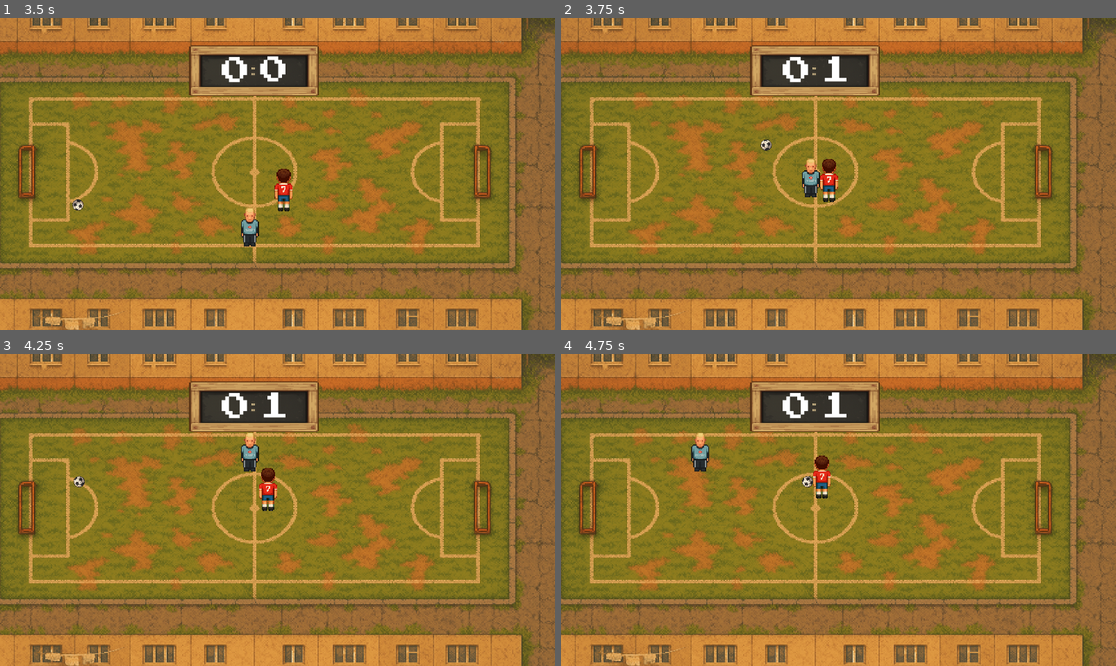
Above: before the commit, frames 1-4 (two rows, left to right).
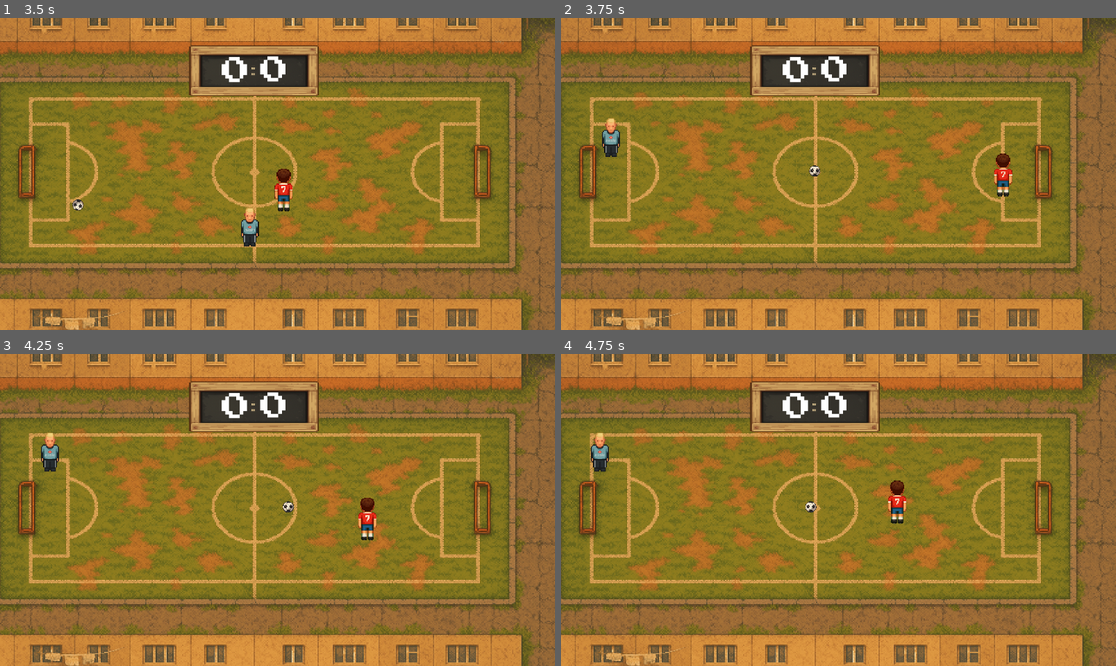
Above: after the commit, the same moments.

Repository: supervi5w4/footballpong
Game: Godot game, scene res://scenes/menu.tscn
Same seed, same stepped clock (60 frames per second), same inputs: the game is played once before the commit and once after it.
Inputs:
- Up to frame 1 (3.5 s): click "Играть" at 0.5 s; hold Right (ui_right) 1.28-2.03 s; hold Down (ui_down) 2.03-2.78 s; hold Right (ui_right) from 2.78 s (still down)
- Up to frame 2 (3.75 s): release Right (ui_right) at 3.53 s; hold Up (ui_up) from 3.53 s (still down)
- Up to frame 3 (4.25 s): keep holding Up (ui_up)
- Up to frame 4 (4.75 s): release Up (ui_up) at 4.28 s; hold Left (ui_left) from 4.28 s (still down)

Frame 1 is identical in both runs. In frame 2, 1.6% of the frame differs, in the area x 7-82%, y 12-60%; in frame 3, 1.7%, in the area x 7-68%, y 12-60%; in frame 4, 1.7%.

Commit message:
Пробую поченить гол

Diff:
--- a/scenes/game.gd
+++ b/scenes/game.gd
@@ -1,15 +1,38 @@
+# scenes/game.gd вЂ“ corrected root controller for Football Pong
+#
+# Handles resetting the ball and paddles after each goal.  The original
+# implementation referenced child nodes by names that did not match the
+# scene, which caused the paddles to never reset.  This version searches
+# for both the legacy and current node names to remain robust across
+# variations of the scene.
 extends Node2D
+class_name Game
 
-@onready var ball          := $Ball
-@onready var player_paddle := $Player     # Или PlayerPaddle, если узел так называется
-@onready var ai_paddle     := $AI         # Или AiPaddle, если узел так называется
+@onready var ball: RigidBody2D = $Ball
+var player_paddle: CharacterBody2D
+var ai_paddle: CharacterBody2D
+
+func _ready() -> void:
+	# Locate the player paddle.  Some scenes may name it "PlayerPaddle"
+	# while older versions may use "Player".  Use the first that exists.
+	player_paddle = get_node_or_null("PlayerPaddle")
+	if player_paddle == null:
+		player_paddle = get_node_or_null("Player")
+
+	# Locate the AI paddle.  Similarly handle both naming conventions.
+	ai_paddle = get_node_or_null("AiPaddle")
+	if ai_paddle == null:
+		ai_paddle = get_node_or_null("AI")
 
 func reset_round() -> void:
-	if ball:
+	# Restart the ball.
+	if ball and ball.has_method("respawn"):
 		ball.respawn()
 
+	# Reset the player paddle to its starting position if the method exists.
 	if player_paddle and player_paddle.has_method("reset_position"):
 		player_paddle.reset_position()
 
+	# Reset the AI paddle as well.
 	if ai_paddle and ai_paddle.has_method("reset_position"):
 		ai_paddle.reset_position()
--- a/scenes/goal.gd
+++ b/scenes/goal.gd
@@ -1,52 +1,39 @@
 # ------------------------------------------------------------
 #  goal.gd – фиксируем гол, обновляем счёт, звук и рестарт раунда
-#  Требует два синглтона:
-#    1) Score  – счётчик (score_manager.gd, добавлен в Autoload как “Score”)
-#    2) Game   – корневая сцена Game.tscn, содержит метод reset_round()
 # ------------------------------------------------------------
 extends Area2D
-class_name Goal
 
 @export var is_right_goal: bool = false   # true → эти ворота справа (бот)
 
-# ---------- SINGLETONS & COMMON NODES ----------
-@onready var _score := Score                                   # глобальный счёт
-@onready var _game  := get_tree().get_root().get_node("Game")  # корень сцены с reset_round()
+@onready var _score := get_node("/root/Score")
+@onready var _sound := get_parent().get_node_or_null("GoalSound") as AudioStreamPlayer
 
-# UI-слой с лейблами счёта и звуковой эффект гола
-@onready var _ui    := _game.get_node("UI")
-@onready var _sound := _game.get_node("GoalSound") as AudioStreamPlayer
+func _ready() -> void:
+	# Если не задано явно — определяем сторону по позиции относительно центра экрана
+	if not Engine.is_editor_hint():
+		var view_rect: Rect2 = get_viewport_rect()
+		var half_width: float = view_rect.size.x * 0.5
+		is_right_goal = global_position.x > half_width
 
-# ---------------- READY ----------------
-#func _ready() -> void:
-	# Страхуемся от повторного подключения, если кто-то случайно
-	# подключит сигнал через инспектор
-#	if not body_entered.is_connected(_on_body_entered):
-#		body_entered.connect(_on_body_entered)
+	# Подключаем сигнал
+	if not is_connected("body_entered", Callable(self, "_on_body_entered")):
+		body_entered.connect(_on_body_entered)
 
-# ---------------- SIGNAL ----------------
 func _on_body_entered(body: Node) -> void:
-	# 1. реагируем только на мяч
+	# Только для мяча
 	if not (body is RigidBody2D and body.is_in_group("ball")):
 		return
 
-	# 2. обновляем счёт
+	# Обновляем счёт
 	if is_right_goal:
-		_score.left  += 1        # гол забил игрок (мяч в правых воротах)
+		_score.left += 1
 	else:
-		_score.right += 1        # гол забил бот   (мяч в левых воротах)
+		_score.right += 1
 
-	_update_ui()
-	_play_sound()
-
-	# 3. рестарт всего раунда: мяч + обе ракетки → центр/старт
-	_game.reset_round()
-
-# ---------------- HELPERS ----------------
-func _update_ui() -> void:
-	(_ui.get_node("ScoreLeft")  as Label).text = str(_score.left)
-	(_ui.get_node("ScoreRight") as Label).text = str(_score.right)
-
-func _play_sound() -> void:
 	if _sound:
 		_sound.play()
+
+	# Рестарт раунда
+	var game := get_tree().get_root().get_node_or_null("Game")
+	if game and game.has_method("reset_round"):
+		game.reset_round()
